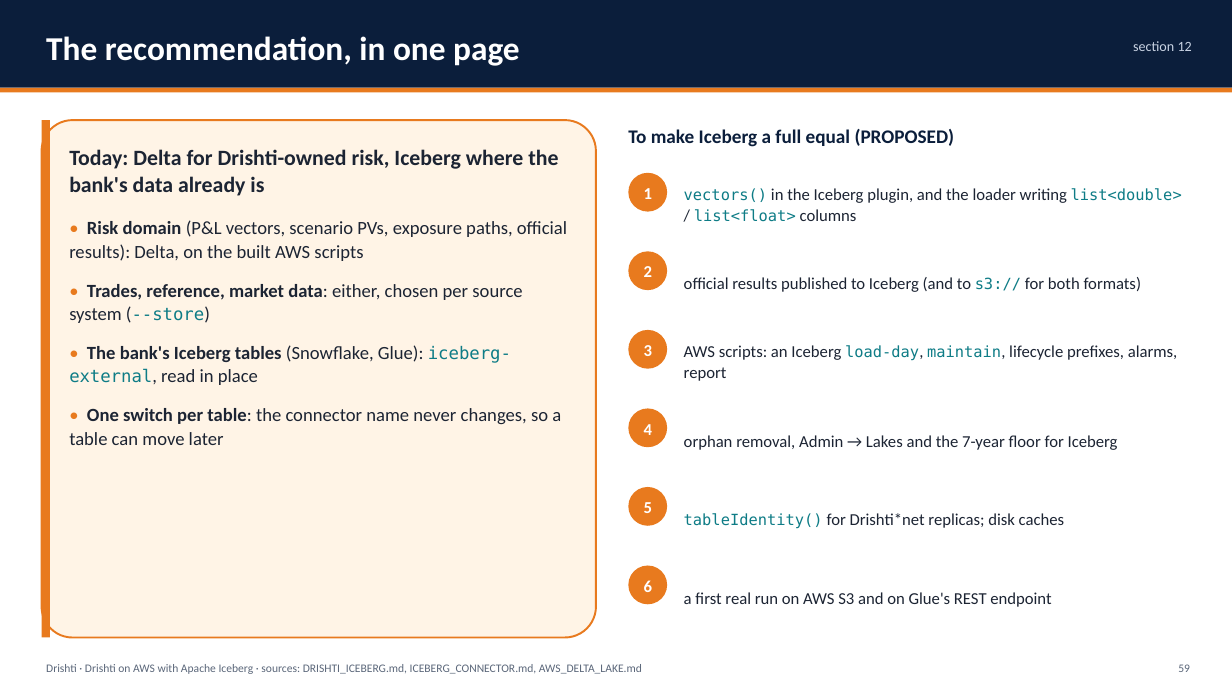
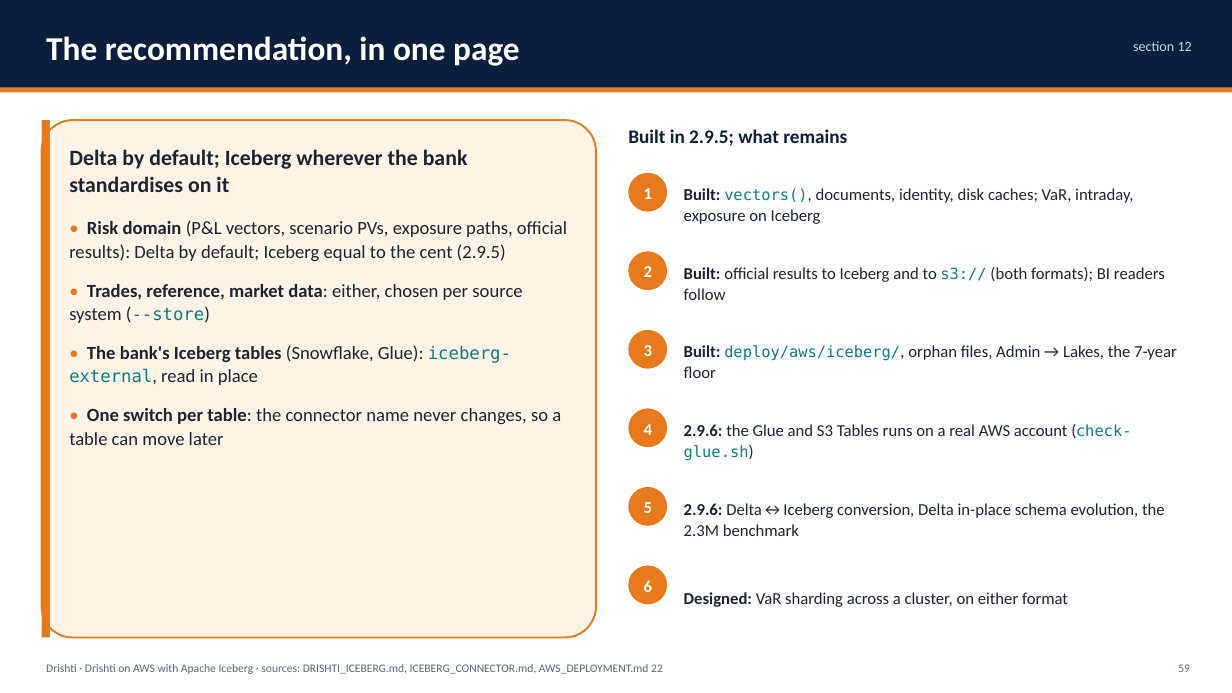
Before and after one commit to ajsinha/drishti, a slide deck: slide 59 of docs/publications/Drishti-AWS-Iceberg.pptx. Drawn at 1232x693 pixels with LibreOffice and Linux fonts; fonts in the diff are those of the drawing. Boxes give left, top, right and bottom in pixels: in the first picture for what was removed or moved away, otherwise in the second. Text is boxed around its words. In the diff, an @@ line names an element or a change of style, - is before the commit and + after.

Commit message:
Decks for 2.9.5: VaR (34), AWS + Iceberg (78), Design and Evidence (74), AWS + Delta Lake (105): hierarchies and limit letters, Iceberg for VaR and exposure, official results to Delta or Iceberg on S3, airtight connector upgrades and the Delta = Iceberg evidence as built; the 2.9.6 roadmap

```diff
--- a/docs/publications/Drishti-AWS-Iceberg.pptx
+++ b/docs/publications/Drishti-AWS-Iceberg.pptx
@@ text at [69,149,567,261]: text changed @@
-Today: Delta for Drishti-owned risk, Iceberg where the bank's data already is
-• Risk domain (P&L vectors, scenario PVs, exposure paths, official results): Delta, on the built AWS scripts
+Delta by default; Iceberg wherever the bank standardises on it
+• Risk domain (P&L vectors, scenario PVs, exposure paths, official results): Delta by default; Iceberg equal to the cent (2.9.5)
@@ text at [628,129,847,146]: text changed @@
-To make Iceberg a full equal (PROPOSED)
+Built in 2.9.5; what remains
@@ text at [684,188,1133,224]: text changed @@
-vectors() in the Iceberg plugin, and the loader writing list<double> / list<float> columns
+Built: vectors(), documents, identity, disk caches; VaR, intraday, exposure on Iceberg
@@ text at [684,267,1165,300]: text changed @@
-official results published to Iceberg (and to s3:// for both formats)
+Built: official results to Iceberg and to s3:// (both formats); BI readers follow
@@ text at [684,345,1177,378]: text changed @@
-AWS scripts: an Iceberg load-day, maintain, lifecycle prefixes, alarms, report
+Built: deploy/aws/iceberg/, orphan files, Admin → Lakes, the 7-year floor
@@ text at [684,424,1132,461]: text changed @@
-orphan removal, Admin → Lakes and the 7-year floor for Iceberg
+2.9.6: the Glue and S3 Tables runs on a real AWS account (check-glue.sh)
@@ text at [684,503,1165,536]: text changed @@
-tableIdentity() for Drishti*net replicas; disk caches
+2.9.6: Delta↔Iceberg conversion, Delta in-place schema evolution, the 2.3M benchmark
@@ text at [684,592,1068,607]: text changed @@
-a first real run on AWS S3 and on Glue's REST endpoint
+Designed: VaR sharding across a cluster, on either format
@@ text at [46,664,663,674]: text changed @@
-Drishti · Drishti on AWS with Apache Iceberg · sources: DRISHTI_ICEBERG.md, ICEBERG_CONNECTOR.md, AWS_DELTA_LAKE.md
+Drishti · Drishti on AWS with Apache Iceberg · sources: DRISHTI_ICEBERG.md, ICEBERG_CONNECTOR.md, AWS_DEPLOYMENT.md 22
```
Also in this commit, not shown: 63 other slides changed, 1 slide added, 7 other files.
